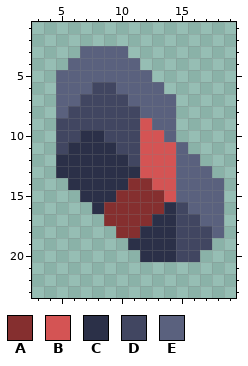
Edited in one commit: pixel-art sprite (sprites/units/assault/naval/11n-01-recurve-missile.png). The first picture shows the starting point.
The file is 24x24 pixels. Shown: x 3..19, y 1..23.
Palette (. is transparent): A #852f2f  B #d45454  C #2b3048  D #414661  E #5a617e
Pixels before, first column x 5:
 3 ..EEEE........
 4 .EEEEEE.......
 5 EEEEEEEE......
 6 EEEDDEEEE.....
 7 EEDDDDEEEE....
 8 EDDDDDDEEE....
 9 DDDDDDDBEE....
10 DDCCDDDBBE....
11 DCCCCDDBBBE...
12 CCCCCCDBBBEE..
13 CCCCCCCBBBEEE.
14 .CCCCCAABBEEEE
15 ..CCCAAAABEEEE
16 ...CAAAAACDEEE
17 ....AAAACCDDEE
18 .....AACCCDDDE
19 ......CCCCDDD.
20 .......CCCDD..
Once edited:
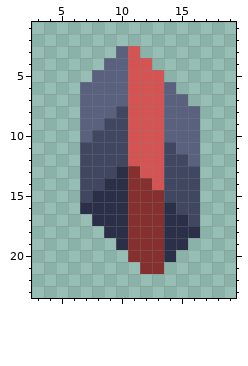
From old to new:
Changed rows in their new state; - is an unchanged pixel.
first column x 5:
 3 --...-B-------
 4 -...--BB------
 5 ...---BBB-----
 6 ..-EE-BBBE----
 7 ..EEEEBBB-E---
 8 ..EEE-BBB-EE--
 9 ..EE--B-B-EE--
10 ..ED--B---EE--
11 ..DDD-B--D-E--
12 ..DDDDB--DD---
13 ..DDD-A--DDD.-
14 -.DD-----DDD..
15 --D--C---DDD..
16 --C-CC-----D..
17 ---CCC--A-C-..
18 ----CC-AA-CC..
19 -----CAAA-C..-
20 ------AAA-..--
21 -------AA-----
Pixel boxes of the changes (left, top, right, bottom) in both pictures:
changed: (56, 46, 224, 274)
